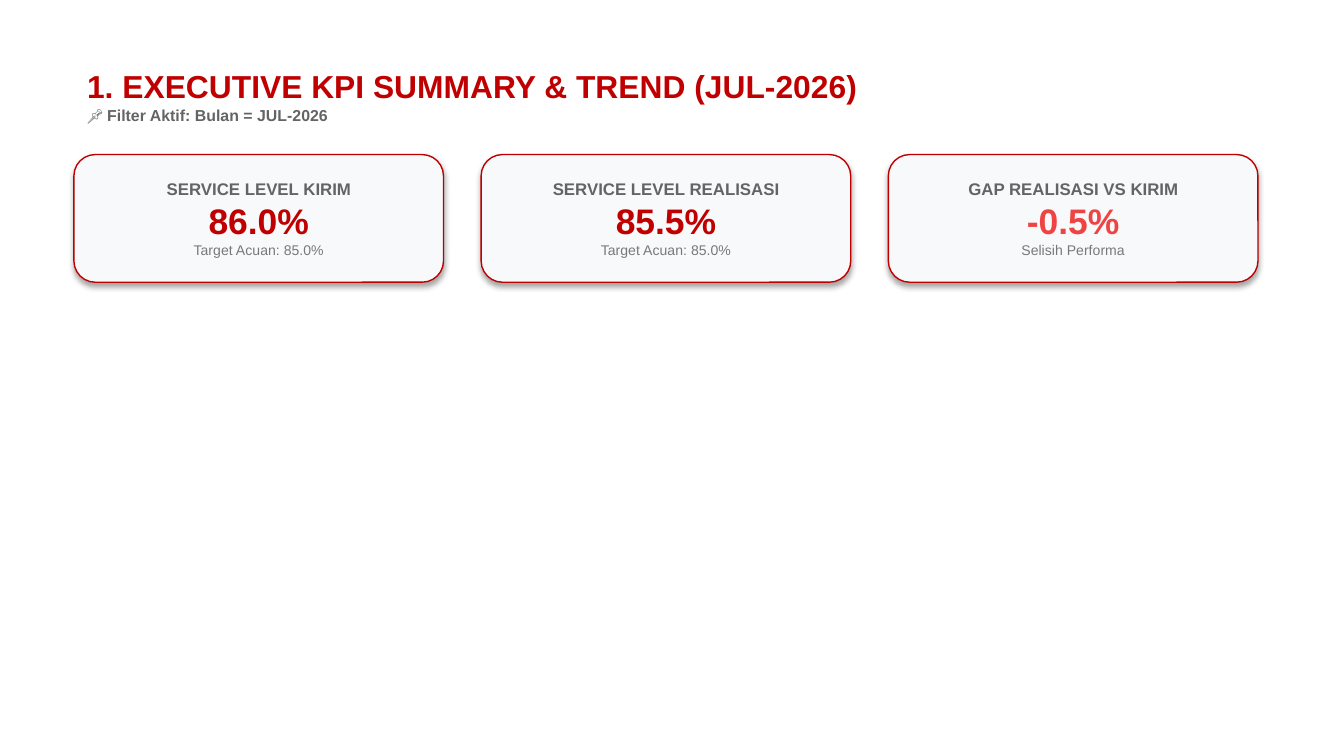
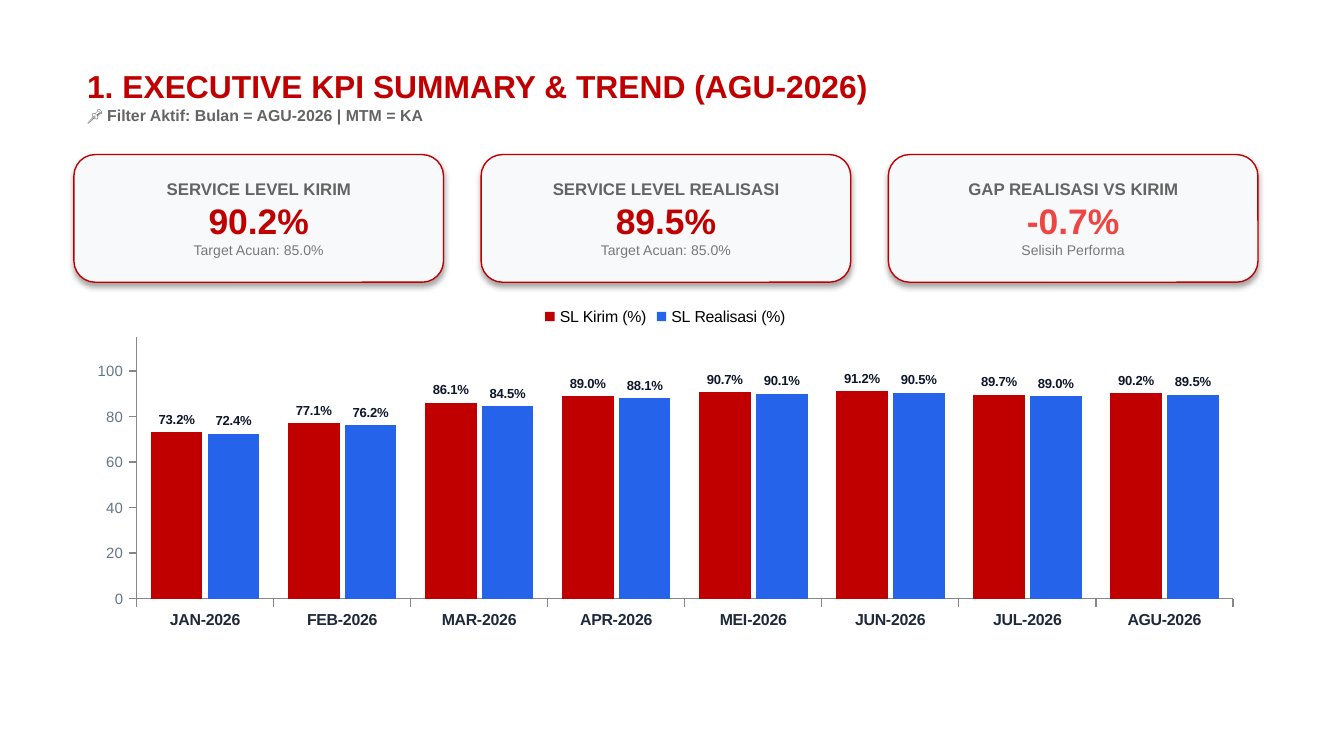
Before and after one commit to argo-gif/SL-MTM, a slide deck: slide 2 of backend/generated_mtm_report.pptx. Drawn at 1344x756 pixels with LibreOffice and Linux fonts; fonts in the diff are those of the drawing; background and template pictures are left out. Boxes give left, top, right and bottom in pixels: in the first picture for what was removed or moved away, otherwise in the second. Text is boxed around its words. In the diff, an @@ line names an element or a change of style, - is before the commit and + after.

Commit message:
style: update UI to high-contrast executive white theme

```diff
--- a/backend/generated_mtm_report.pptx
+++ b/backend/generated_mtm_report.pptx
@@ text at (87,75,867,121): text changed @@
-1. EXECUTIVE KPI SUMMARY & TREND (JUL-2026)
-📌 Filter Aktif: Bulan = JUL-2026
+1. EXECUTIVE KPI SUMMARY & TREND (AGU-2026)
+📌 Filter Aktif: Bulan = AGU-2026 | MTM = KA
@@ text in rounded rectangle at (209,209,309,235): text changed @@
-86.0%
+90.2%
@@ text in rounded rectangle at (616,209,716,235): text changed @@
-85.5%
+89.5%
@@ column chart added at (74,293,1257,636) @@
+categories: JAN-2026, FEB-2026, MAR-2026, APR-2026, MEI-2026, JUN-2026, JUL-2026, AGU-2026
+SL Kirim (%): 73.2, 77.1, 86.1, 89, 90.7, 91.2, 89.7, 90.2
+SL Realisasi (%): 72.4, 76.2, 84.5, 88.1, 90.1, 90.5, 89, 89.5
@@ text in rounded rectangle at (570,375,743,388): text changed @@
--0.5%
+-0.7%
```
Also in this commit, not shown: 2 other slides changed, 5 slides added, 4 other files.
